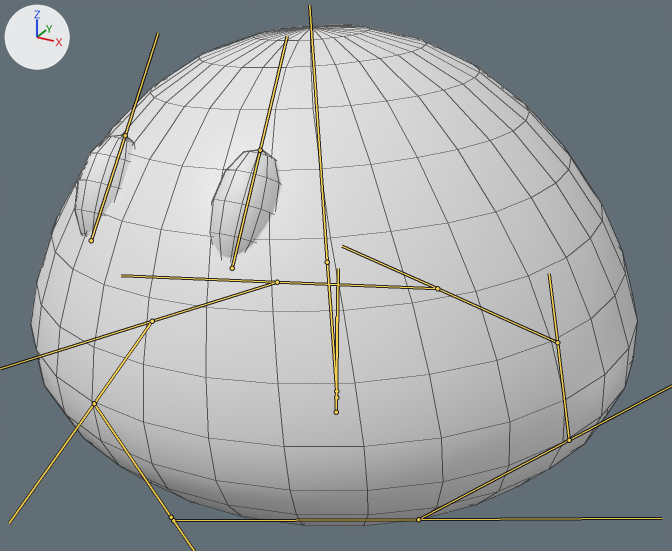
Two versions of the FBX model Assets/SlimeBase.fbx, one commit apart.
Both versions are drawn from a 50 mm lens placed at (1.51, -2.76, 1.9), pointed at (0.03, -0.06, 0.55). The lights are fixed; the arrows at upper left show +X, +Y and +Z. Both versions are drawn at frame 51 of the action 'Armature|DefaultIdle'; the numbers are the values there. The bones that bend it are drawn over the model as lines. Mesh edges are drawn as thin lines.
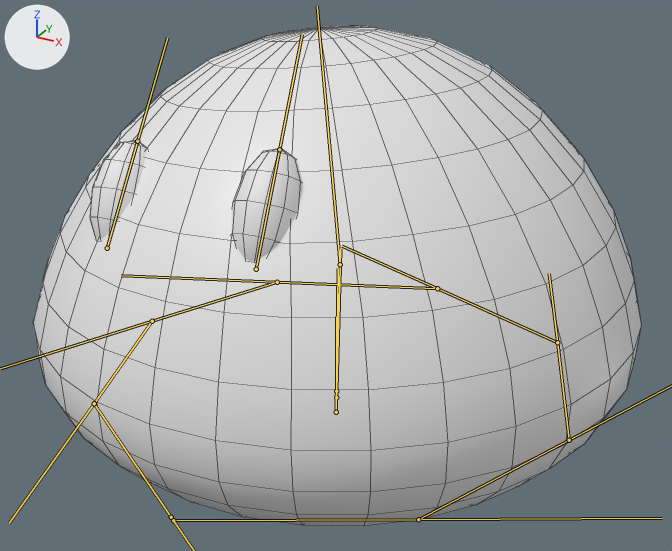
The edits, one by one:
Bone 'Middle' (bone_middle) turns from (0, 0, 4) to (0, 0, -2) degrees about its own x, y and z.
Bone 'HeadTop' (bone_headtop) turns from (0, -5, 0) to (0, -3, 7) degrees about its own x, y and z.

Location of each change, [x1, y1, x2, y2] in pixels of the pictures (672 x 551 px):
'Sphere.001', posed
    before: [31, 25, 637, 526]
    after: [33, 26, 641, 526]
'Sphere.004', posed
    before: [209, 149, 280, 258]
    after: [231, 149, 302, 262]
'Sphere.003', posed
    before: [74, 135, 134, 235]
    after: [90, 140, 147, 240]
bone 'Middle', root to tip
    before: (336, 391) to (326, 246)
    after: (336, 391) to (340, 249)
bone 'HeadTop', root to tip
    before: (327, 262) to (309, 5)
    after: (340, 264) to (317, 6)
